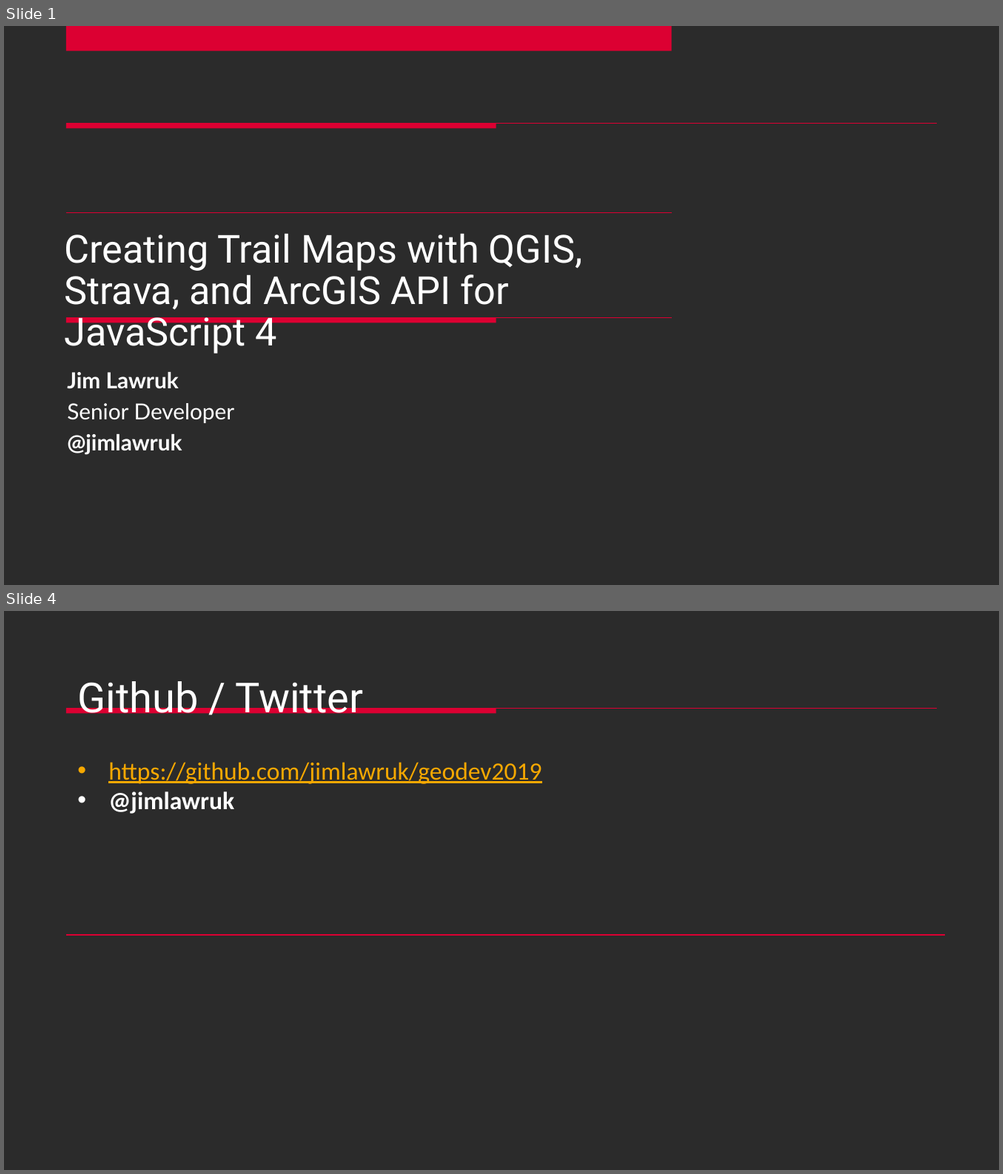
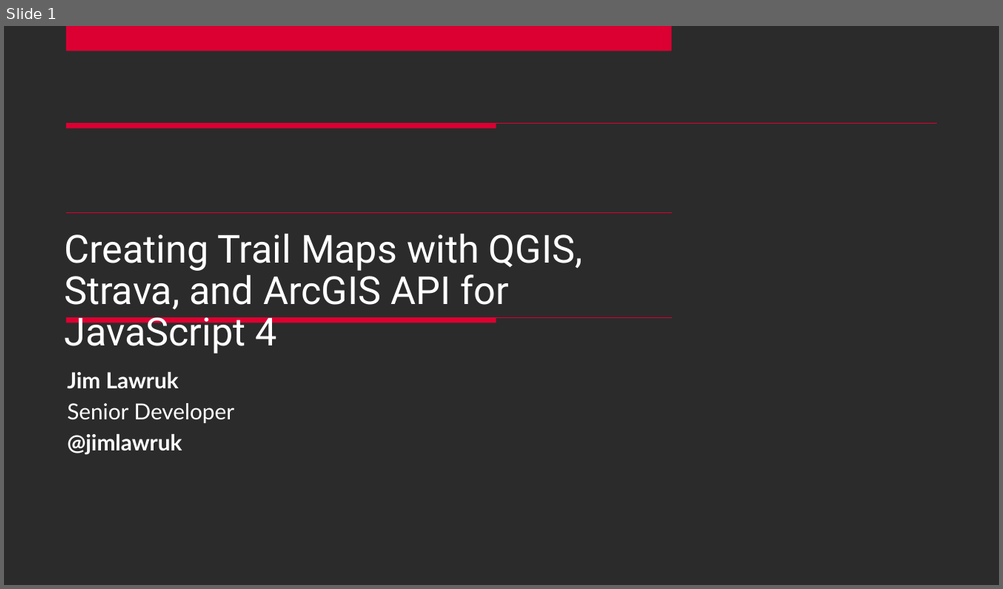
Before and after one commit to jimlawruk/geodev2019, a slide deck: TrailMaps.pptx. Shown one above the other, each under a label of ours: slides 1 and 4 before the commit, slide 1 after it; the slides between them are not shown. The pictures are 1003x1174 and 1003x589 pixels, drawn with LibreOffice and Linux fonts; fonts in the diff are those of the drawing; background and template pictures are left out; a plain dark background stands for a picture behind light text. Boxes give left, top, right and bottom in pixels: in the first picture for what was removed or moved away, otherwise in the second. Text is boxed around its words. In the diff, an @@ line names an element or a change of style, - is before the commit and + after.

```diff
--- a/TrailMaps.pptx
+++ b/TrailMaps.pptx
@@ slide 4 removed at [4,611,999,1170], background picture (left out); not listed: 2 template elements that a slide beside it also shows @@
@@ title removed at [77,681,363,714] @@
-Github / Twitter
@@ text removed at [108,762,541,814] @@
-• https://github.com/jimlawruk/geodev2019
-• @jimlawruk
@@ line removed from (65, 935) to (945, 935) @@
```
Also in this commit, not shown: 2 slides changed, 8 other files.
